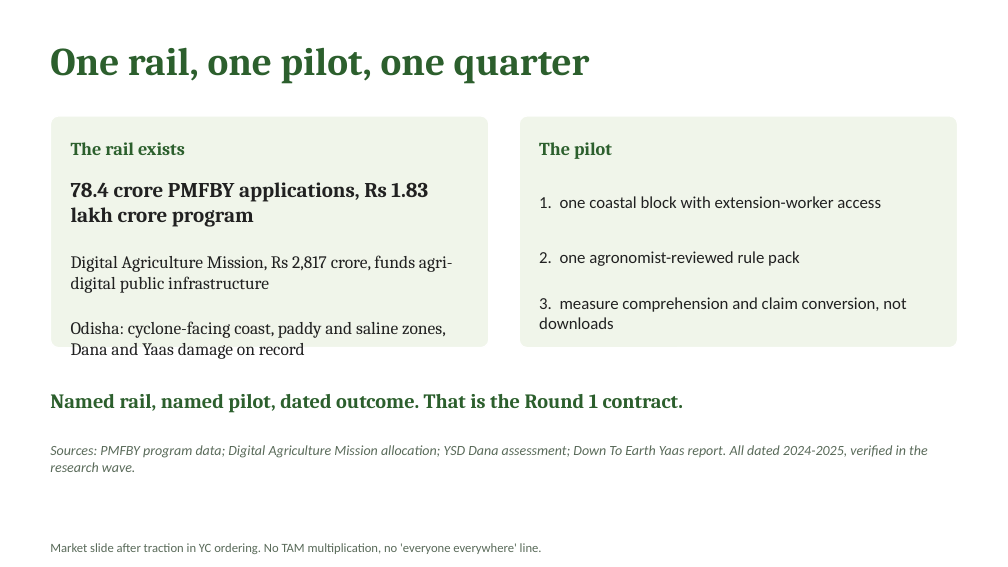
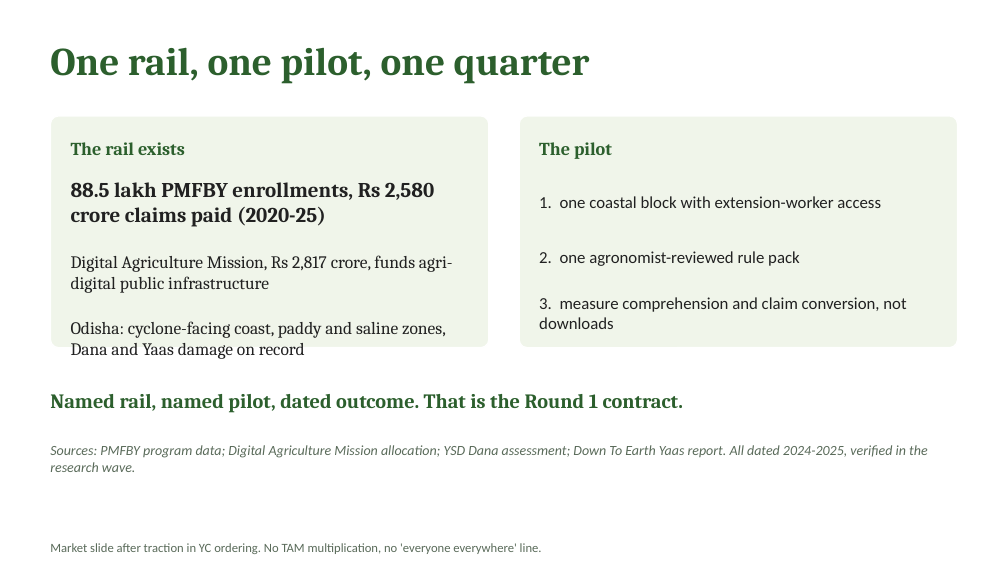
Before and after one commit to harshgounder/craft-n-code, a slide deck: slide 9 of scaffold/deck/KrishiSetu-Round0-20260816.pptx. Drawn at 1008x567 pixels with LibreOffice and Linux fonts; fonts in the diff are those of the drawing. Boxes give left, top, right and bottom in pixels: in the first picture for what was removed or moved away, otherwise in the second. Text is boxed around its words. In the diff, an @@ line names an element or a change of style, - is before the commit and + after.

Commit message:
deck: PMFBY block re-sourced (88.5 lakh enrollments / Rs 2,580 cr, d21 [16] Lok Sabha annexure), ledger P3 fixed, broken chain closed

```diff
--- a/scaffold/deck/KrishiSetu-Round0-20260816.pptx
+++ b/scaffold/deck/KrishiSetu-Round0-20260816.pptx
@@ text at (71,182,434,227): text changed @@
-78.4 crore PMFBY applications, Rs 1.83 lakh crore program
+88.5 lakh PMFBY enrollments, Rs 2,580 crore claims paid (2020-25)
```
Also in this commit, not shown: 1 other slide changed, 4 other files.
